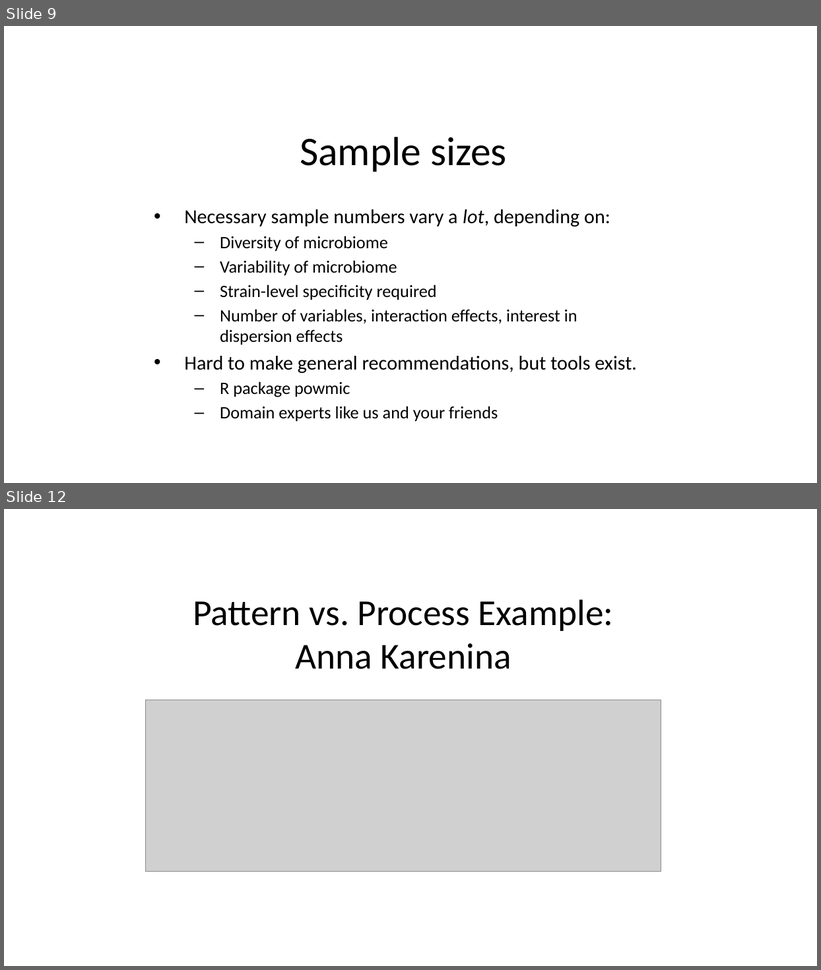
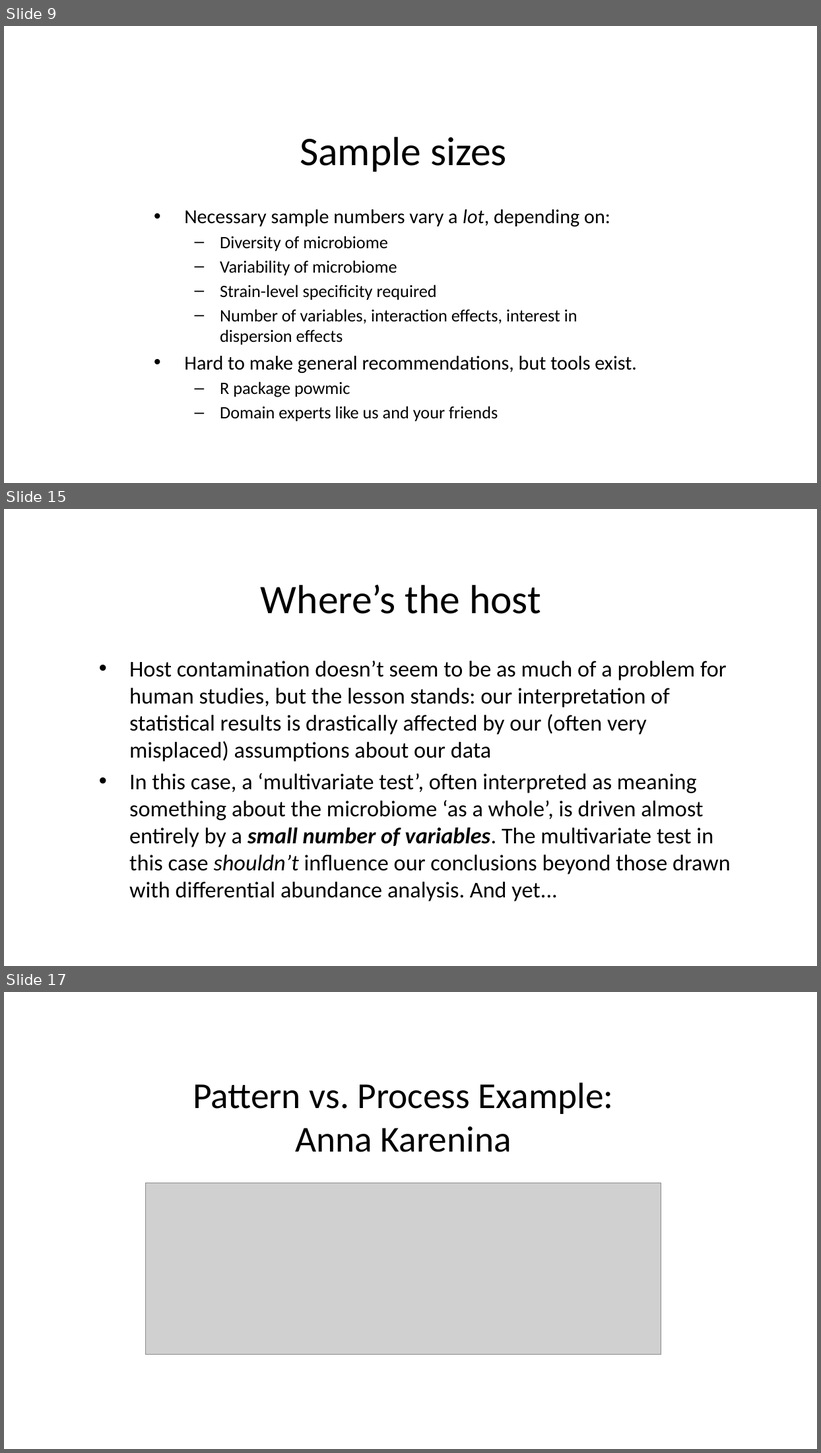
Before and after one commit to usfomicshub/microbiome_workshop, a slide deck: slides/day1/microbiome_workshop_stats.pptx. Shown one above the other, each under a label of ours: slides 9 and 12 before the commit, slides 9, 15 and 17 after it; the slides between them are not shown. The pictures are 821x970 and 821x1453 pixels, drawn with LibreOffice and Linux fonts; fonts in the diff are those of the drawing; grey boxes stand for pictures; background and template pictures are left out. Boxes give left, top, right and bottom in pixels: in the first picture for what was removed or moved away, otherwise in the second. Text is boxed around its words. In the diff, an @@ line names an element or a change of style, - is before the commit and + after.

```diff
--- a/slides/day1/microbiome_workshop_stats.pptx
+++ b/slides/day1/microbiome_workshop_stats.pptx
@@ slide 15 added at (4, 509, 817, 966), background picture (left out) @@
@@ title added at (261, 585, 541, 614), 36 pt, text #000000 @@
+Where’s the host
@@ text added at (129, 661, 731, 898), 20 pt, text #000000 @@
+• Host contamination doesn’t seem to be as much of a problem for human studies, but the lesson stands: our interpretation of statistical results is drastically affected by our (often very misplaced) assumptions about our data
+• In this case, a ‘multivariate test’, often interpreted as meaning something about the microbiome ‘as a whole’, is driven almost entirely by a small number of variables. The multivariate test in this case shouldn’t influence our conclusions beyond those drawn with differential abundance analysis. And yet...
@@ what was slide 12 is now slide 17 @@
```
Also in this commit, not shown: 2 slides changed, 4 other slides added.
